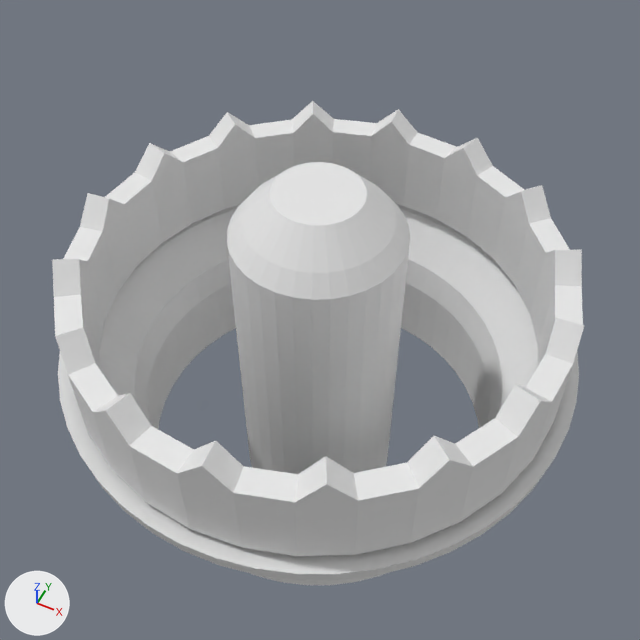
The FBX model Assets/Obstacles/Blender/blender_casing.fbx as it was, and as the next commit left it.
The view is the same before and after, from a 50 mm lens placed at (1.95, -3.88, 5.05), pointed at (-0.14, 0.31, -0.19). The lights are fixed; the arrows at lower left show +X, +Y and +Z. Where no turn or scale is listed for an object, it has been applied to the vertices.
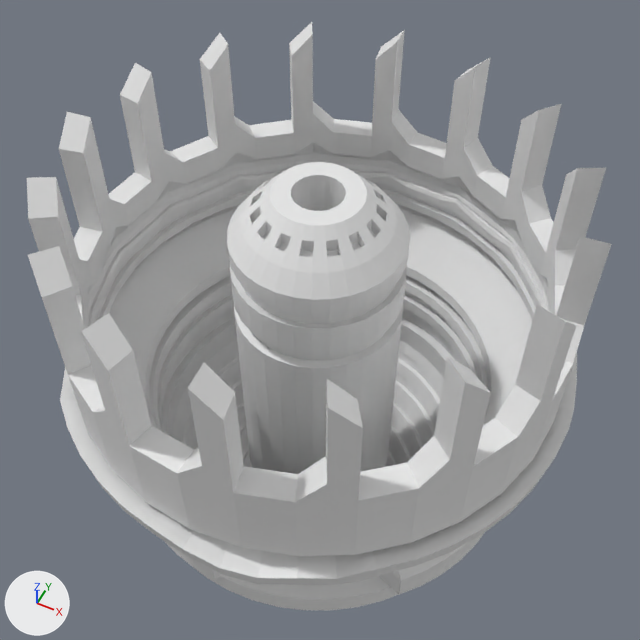
Location of each change, (x1, y1, x2, y2) in pixels of the pictures (640 x 640 px):
'Cylinder.001', reshaped (10% wider, 17% taller)
    before: (52, 101, 584, 556)
    after: (27, 22, 612, 556)
'Torus.001', reshaped (7% taller)
    before: (58, 204, 579, 585)
    after: (60, 204, 577, 610)
part 1 of me_cylinder_001, added
    after: (79, 114, 555, 328)
part 2 of me_cylinder_001, added
    after: (27, 22, 612, 500)
part 3 of me_torus_001, built on
    before: (58, 226, 490, 429)
    after: (60, 226, 487, 610)
part 4 of me_cylinder, added
    after: (230, 162, 407, 368)

Diff of the bpy script that builds the scene:
```diff
--- a/Assets/Obstacles/Blender/blender_casing.fbx.py
+++ b/Assets/Obstacles/Blender/blender_casing.fbx.py
@@ mat_material_008 @@
+mat_material_008 = principled_material('Material.008')
+mat_material_008.base_color = (0.8, 0.8, 0.8)  # white #e7e7e7
+mat_material_008.roughness = 0.553
@@ mat_material_006 @@
+mat_material_006 = principled_material('Material.006')
+mat_material_006.base_color = (0.8, 0.8, 0.8)  # white #e7e7e7
+mat_material_006.roughness = 0.553
@@ mat_blender @@
+mat_blender = principled_material('blender')
+mat_blender.base_color = (0.8, 0.8, 0.8)  # white #e7e7e7
+mat_blender.roughness = 0.553
@@ me_torus_001 @@
 # used by ob_torus_001; location = (0.0, 0.0, -0.577)
-me_torus_001.from_pydata(...)  # 480 vertices, 480 faces; spans x -1.91..1.91, y -1.91..1.91, z -0.6..0.59
+me_torus_001.from_pydata(...)  # 3684 vertices, 3684 faces; spans x -1.91..1.91, y -1.9..1.9, z -1.97..0.64
+# me_torus_001 part 3: 124 vertices moved from x -1.42..1.9, y -1.91..1.91, z 0.0..0.59 to x -1.34..1.9, y -1.9..1.9, z 0.15..0.54; 52 vertices removed from x -1.85..1.36, y -1.36..1.36, z -0.6..0.59; 3256 vertices added at x -1.82..1.62, y -1.58..1.64, z -1.97..0.64
 me_torus_001.materials.append(mat_material_002)
+me_torus_001.materials.append(mat_material_008)  # white #e7e7e7
+me_torus_001.materials.append(mat_material_006)  # white #e7e7e7
+me_torus_001.materials.append(mat_blender)  # white #e7e7e7
@@ me_cylinder @@
 # used by ob_cylinder; location = (0.0, 0.0, 0.712)
-me_cylinder.from_pydata(...)  # 320 vertices, 290 faces; spans x -0.61..0.61, y -0.61..0.61, z -2.23..0.68
+me_cylinder.from_pydata(...)  # 641 vertices, 641 faces; spans x -0.61..0.61, y -0.61..0.61, z -2.23..0.68
+# me_cylinder part 4: 321 vertices added at x -0.56..0.56, y -0.56..0.56, z -0.32..0.68
 me_cylinder.materials.append(mat_material_002)
+me_cylinder.materials.append(mat_material_008)  # white #e7e7e7
@@ me_cylinder_001 @@
 # used by ob_cylinder_001; location = (0.0, 0.0, 0.35)
-me_cylinder_001.from_pydata(...)  # 192 vertices, 192 faces; spans x -1.8..1.8, y -1.8..1.8, z -0.32..0.5
+me_cylinder_001.from_pydata(...)  # 832 vertices, 832 faces; spans x -1.8..1.8, y -1.8..1.8, z -0.32..1.2
+# me_cylinder_001 part 1: 576 vertices added at x -1.67..1.67, y -1.67..1.67, z -0.25..0.23
+# me_cylinder_001 part 2: 64 vertices added at x -1.79..1.79, y -1.79..1.79, z 1.02..1.2
 me_cylinder_001.materials.append(mat_material_002)
+me_cylinder_001.materials.append(mat_material_008)  # white #e7e7e7
```
